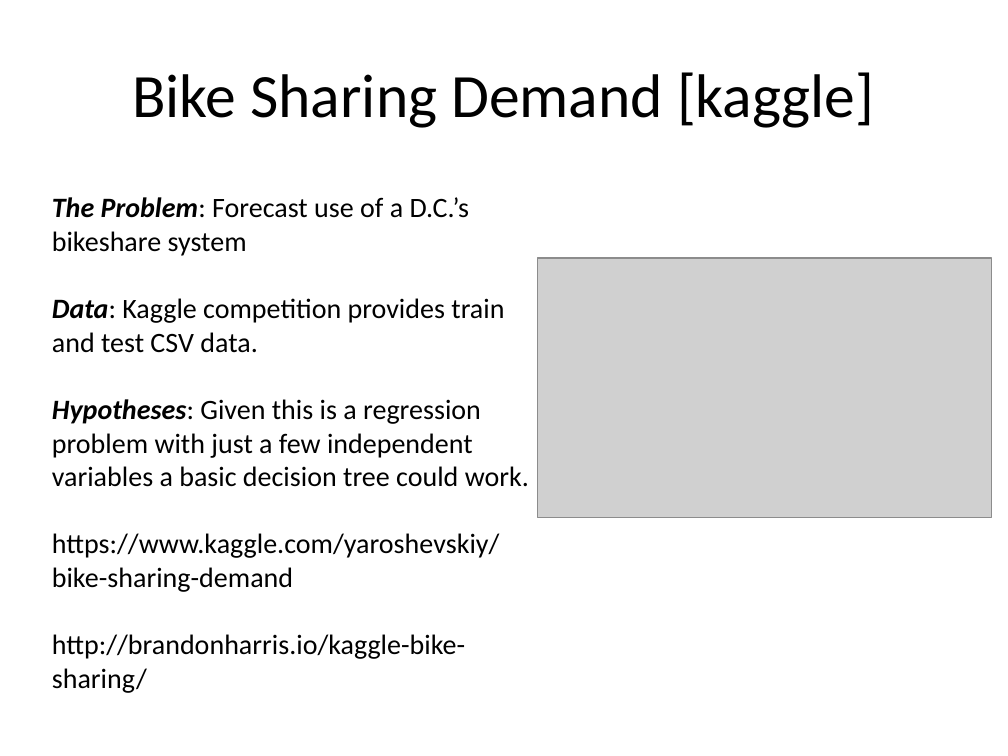
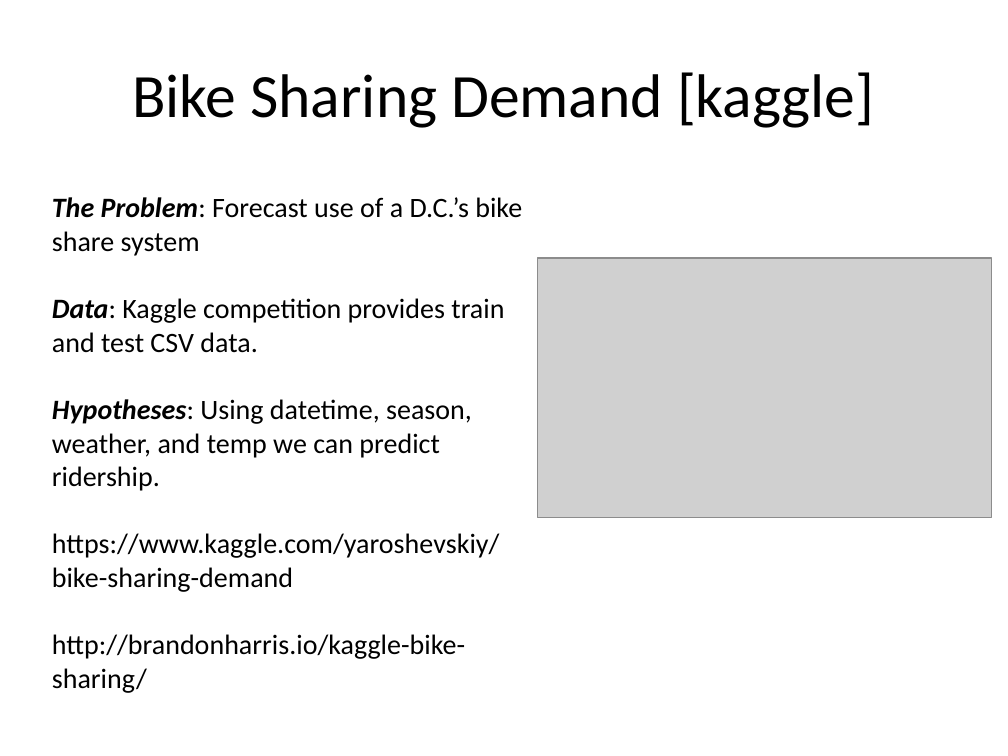
Before and after one commit to wcschuknecht/my_hw_repo, a slide deck: slide 2 of Bill_talk.pptx. Drawn at 1008x756 pixels with LibreOffice and Linux fonts; fonts in the diff are those of the drawing; grey boxes stand for pictures. Boxes give left, top, right and bottom in pixels: in the first picture for what was removed or moved away, otherwise in the second. Text is boxed around its words. In the diff, an @@ line names an element or a change of style, - is before the commit and + after.

```diff
--- a/Bill_talk.pptx
+++ b/Bill_talk.pptx
@@ text at (x1=52, y1=197, x2=522, y2=256): spaces changed @@
-The Problem: Forecast use of a D.C.’s bikeshare system
+The Problem: Forecast use of a D.C.’s bike share system
@@ text at (x1=52, y1=399, x2=472, y2=491): text changed @@
-Hypotheses: Given this is a regression problem with just a few independent variables a basic decision tree could work.
+Hypotheses: Using datetime, season, weather, and temp we can predict ridership.
```
Also in this commit, not shown: 1 other slide changed, 1 slide removed.
